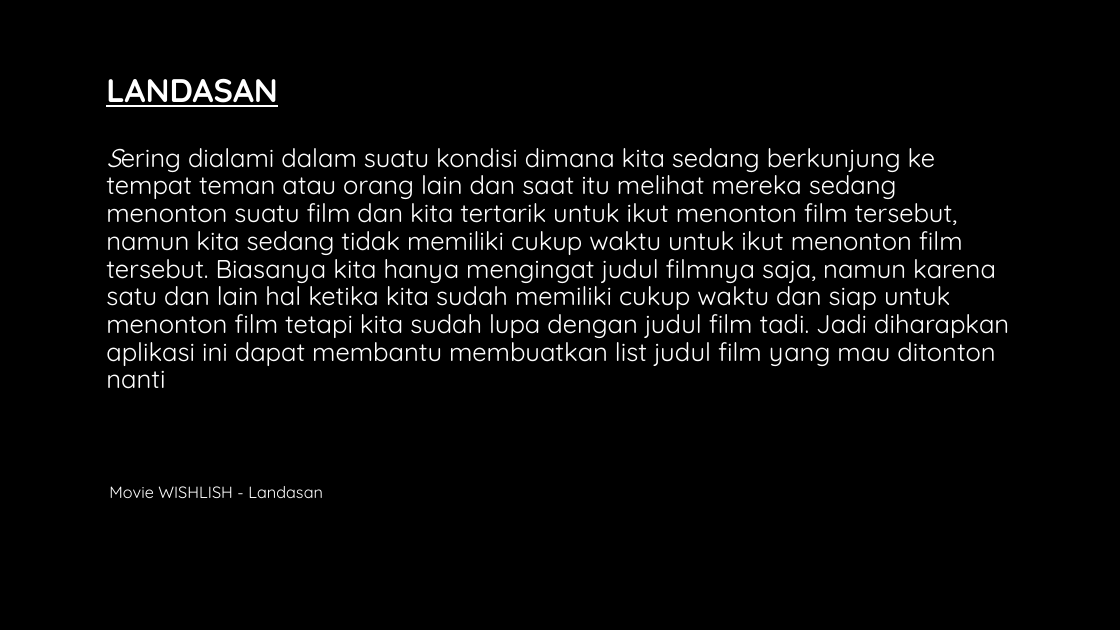
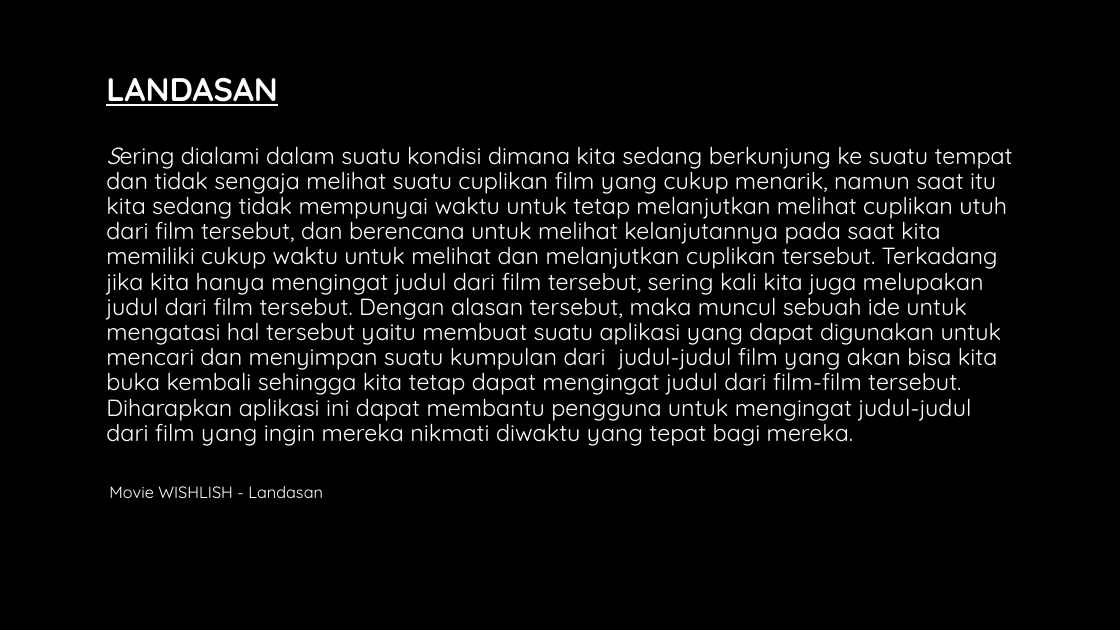
Before and after one commit to bk88collab/be-project, a slide deck: slide 2 of Presentasi/Movie Wishlist.pptx. Drawn at 1120x630 pixels with LibreOffice and Linux fonts; fonts in the diff are those of the drawing; background and template pictures are left out. Boxes give left, top, right and bottom in pixels: in the first picture for what was removed or moved away, otherwise in the second. Text is boxed around its words. In the diff, an @@ line names an element or a change of style, - is before the commit and + after.

```diff
--- a/Presentasi/Movie Wishlist.pptx
+++ b/Presentasi/Movie Wishlist.pptx
@@ title at [106,77,1013,446]: text changed; size 22 to 20 pt @@
-LANDASAN
-Sering dialami dalam suatu kondisi dimana kita sedang berkunjung ke tempat teman atau orang lain dan saat itu melihat mereka sedang menonton suatu film dan kita tertarik untuk ikut menonton film tersebut, namun kita sedang tidak memiliki cukup waktu untuk ikut menonton film tersebut. Biasanya kita hanya mengingat judul filmnya saja, namun karena satu dan lain hal ketika kita sudah memiliki cukup waktu dan siap untuk menonton film tetapi kita sudah lupa dengan judul film tadi. Jadi diharapkan aplikasi ini dapat membantu membuatkan list judul film yang mau ditonton nanti
+LANDASAN
+Sering dialami dalam suatu kondisi dimana kita sedang berkunjung ke suatu tempat dan tidak sengaja melihat suatu cuplikan film yang cukup menarik, namun saat itu kita sedang tidak mempunyai waktu untuk tetap melanjutkan melihat cuplikan utuh dari film tersebut, dan berencana untuk melihat kelanjutannya pada saat kita memiliki cukup waktu untuk melihat dan melanjutkan cuplikan tersebut. Terkadang jika kita hanya mengingat judul dari film tersebut, sering kali kita juga melupakan judul dari film tersebut. Dengan alasan tersebut, maka muncul sebuah ide untuk mengatasi hal tersebut yaitu membuat suatu aplikasi yang dapat digunakan untuk mencari dan menyimpan suatu kumpulan dari judul-judul film yang akan bisa kita buka kembali sehingga kita tetap dapat mengingat judul dari film-film tersebut. Diharapkan aplikasi ini dapat membantu pengguna untuk mengingat judul-judul dari film yang ingin mereka nikmati diwaktu yang tepat bagi mereka.
```
Also in this commit, not shown: 3 other slides changed, 5 slides added, 15 other files.
